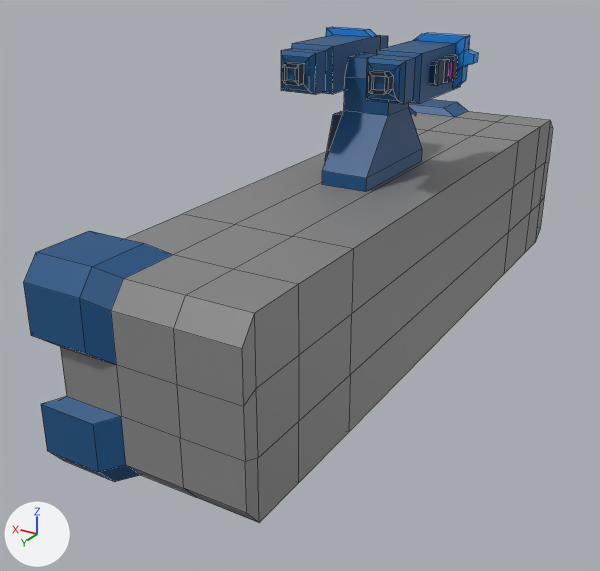
The Blender file blend/Models/platform_turret.blend: old version first, new version second.
One viewpoint serves both versions: a 50 mm lens placed at (-6.28, 13.02, 5.51), pointed at (0.8, 1.23, -0.39). The lights are fixed; the arrows at lower left show +X, +Y and +Z. Mesh edges are drawn as thin lines.

The first picture shows 'Platform', 'TurretBarrel1', 'TurretBase'.
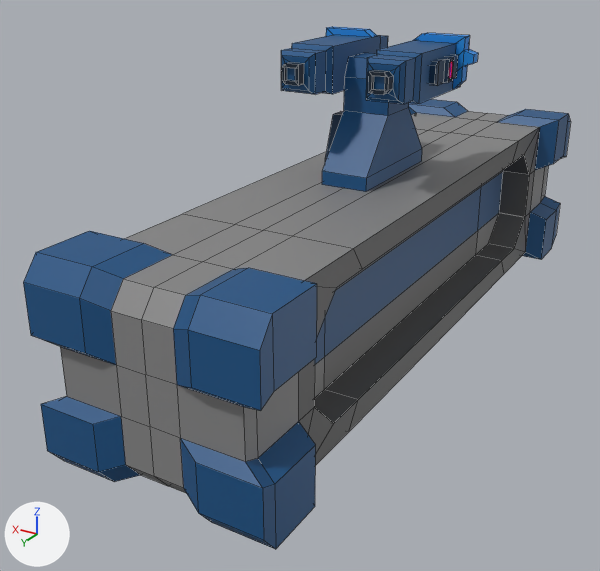
Pixel boxes [x1, y1, x2, y2] of what changed, in the pictures (600 x 571 px):
'Platform', reshaped, modifiers changed (6% taller): before [23, 99, 553, 523]; after [23, 99, 571, 549]
part 1 of me_cube, cut back: before [129, 113, 553, 523]; after [129, 113, 508, 494]

What the commit changed:
me_cube is used by ob_platform; location (0.0, 0.0, 0.06).
me_cube had 160 vertices, 158 faces and spanned x -1.46..1.81, y -6.45..6.43, z -1.62..1.62.
me_cube now has 128 vertices, 117 faces and spans x 0.0..1.81, y -6.45..6.43, z -1.62..1.62.
Part 1, on me_cube:
52 vertices are removed from x -1.46..-0.49, y -6.31..6.27, z -1.46..1.46.
61 faces are deleted.
20 new vertices lie (-0.49, 0.0, 0.0) away from vertices in x 0.49, y -6.31..6.27, z -1.46..1.46.
20 new faces join them.
Object 'Platform' (ob_platform) gains a MIRROR modifier named 'Mirror'.
Modifier setting: use_clip = True.
